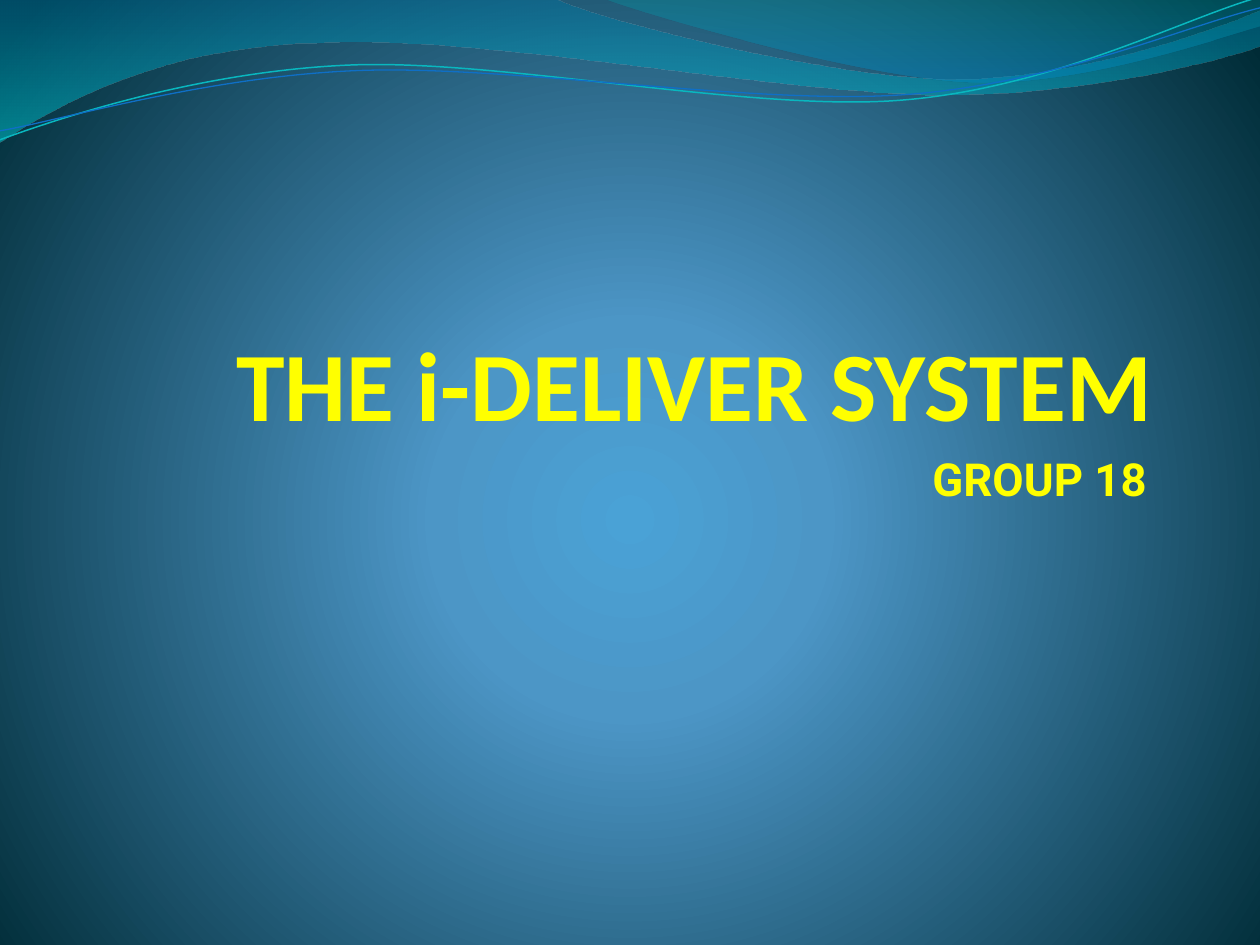
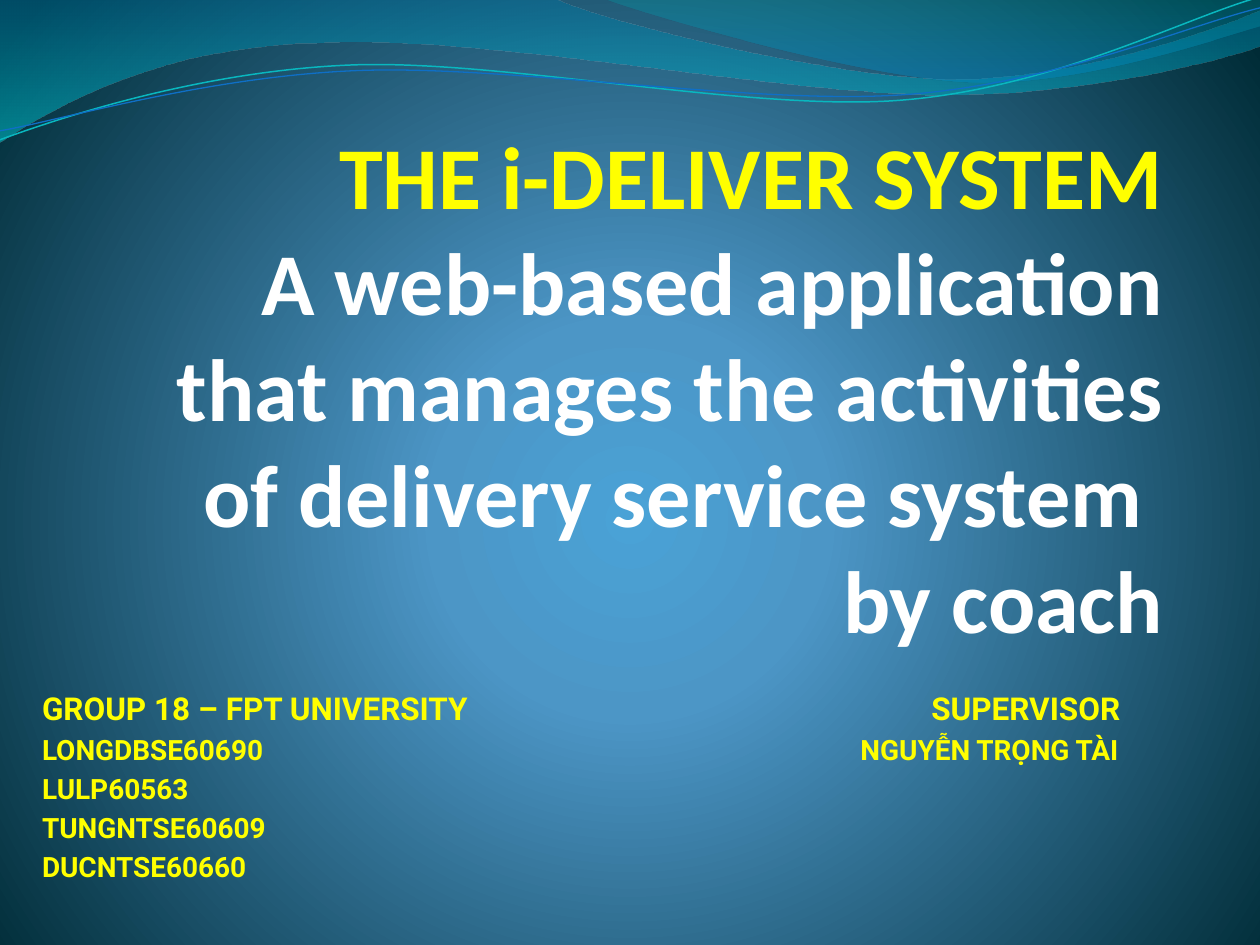
Before and after one commit to longdao2904/capstone-project-teamx, a slide deck: slide 1 of wiki/document/THE i-DELIVER SYSTEM.pptx. Drawn at 1260x945 pixels with LibreOffice and Linux fonts; fonts in the diff are those of the drawing. Boxes give left, top, right and bottom in pixels: in the first picture for what was removed or moved away, otherwise in the second. Text is boxed around its words. In the diff, an @@ line names an element or a change of style, - is before the commit and + after.

```diff
--- a/wiki/document/THE i-DELIVER SYSTEM.pptx
+++ b/wiki/document/THE i-DELIVER SYSTEM.pptx
@@ title at [177,147,1163,647]: text changed; size 56 to 50.4 pt; text colour #FFFF00 to #FFFFFF @@
-THE i-DELIVER SYSTEM
+THE i-DELIVER SYSTEM
+A web-based application that manages the activities of delivery service system
+by coach
@@ subtitle at [42,697,1120,765]: text changed; size 26 to 16 pt @@
-GROUP 18
+GROUP 18 – FPT UNIVERSITY SUPERVISOR
+LONGDBSE60690 NGUYỄN TRỌNG TÀI
+LULP60563
+TUNGNTSE60609
+DUCNTSE60660
```
Also in this commit, not shown: 6 other slides changed, 1 slide added, 3 slides removed.
